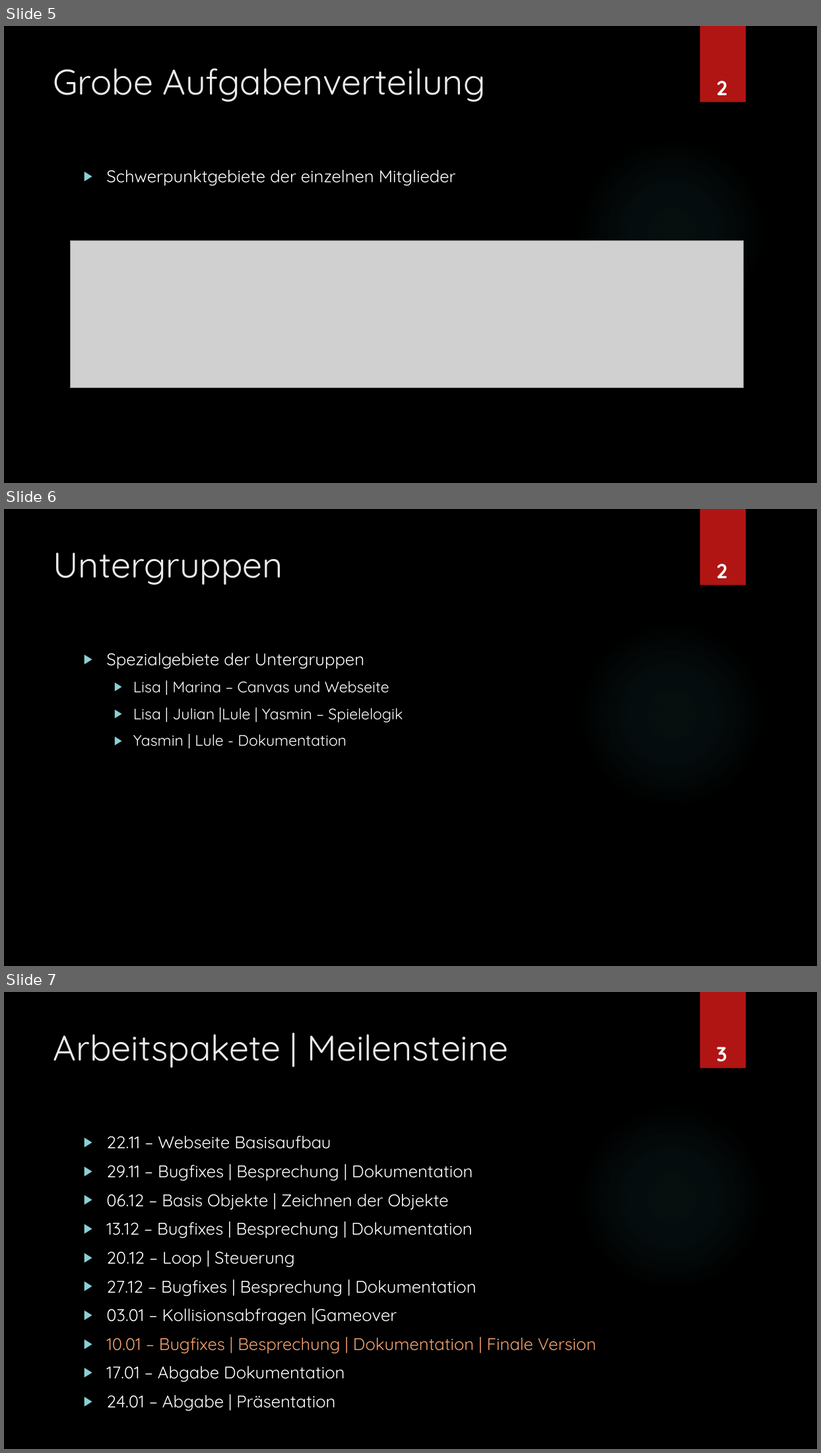
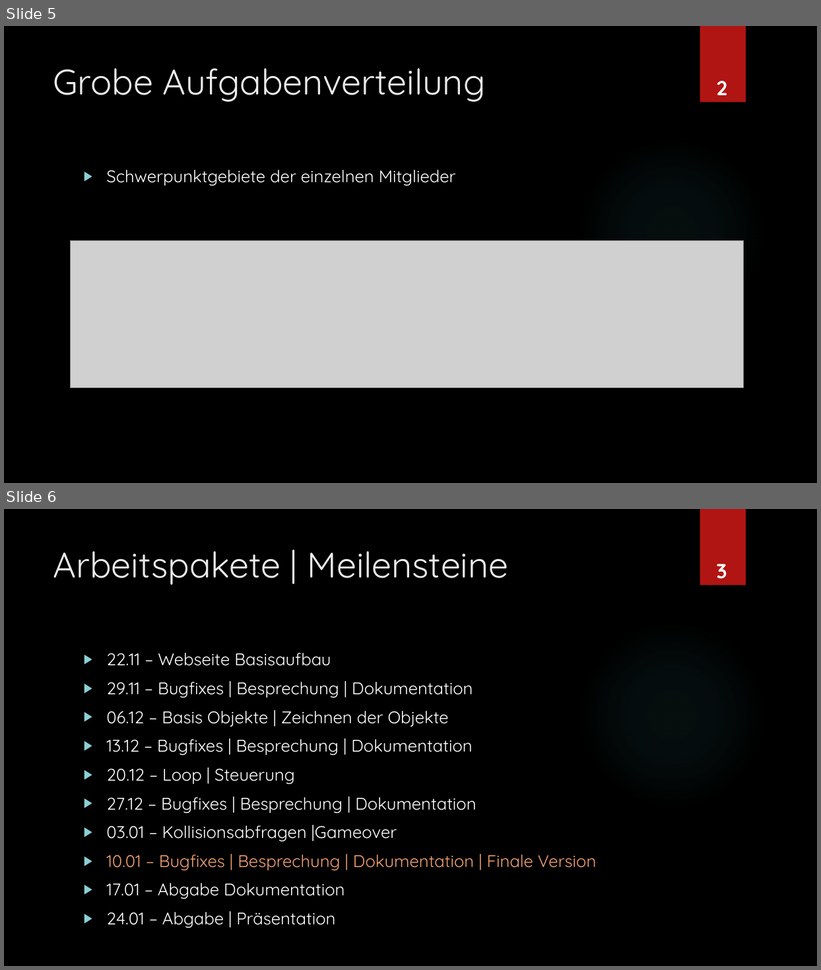
Before and after one commit to JulianCatnip/5nake, a slide deck: orga/PrasiSNEK.pptx. Shown one above the other, each under a label of ours: slides 5, 6 and 7 before the commit, slides 5 and 6 after it. The pictures are 821x1453 and 821x970 pixels, drawn with LibreOffice and Linux fonts; fonts in the diff are those of the drawing; grey boxes stand for pictures; background and template pictures are left out. Boxes give left, top, right and bottom in pixels: in the first picture for what was removed or moved away, otherwise in the second. Text is boxed around its words. In the diff, an @@ line names an element or a change of style, - is before the commit and + after.

```diff
--- a/orga/PrasiSNEK.pptx
+++ b/orga/PrasiSNEK.pptx
@@ slide 6 removed at (4, 509, 817, 966), background picture (left out); not listed: 2 template elements that a slide beside it also shows @@
@@ title removed at (54, 553, 283, 585) @@
-Untergruppen
@@ text removed at (717, 564, 728, 578) @@
-2
@@ text removed at (106, 653, 403, 747) @@
-▶ Spezialgebiete der Untergruppen
-  ▶ Lisa | Marina – Canvas und Webseite
-  ▶ Lisa | Julian |Lule | Yasmin – Spielelogik
-  ▶ Yasmin | Lule - Dokumentation
@@ what was slide 7 is now slide 6 @@
```
Also in this commit, not shown: 3 slides changed.
